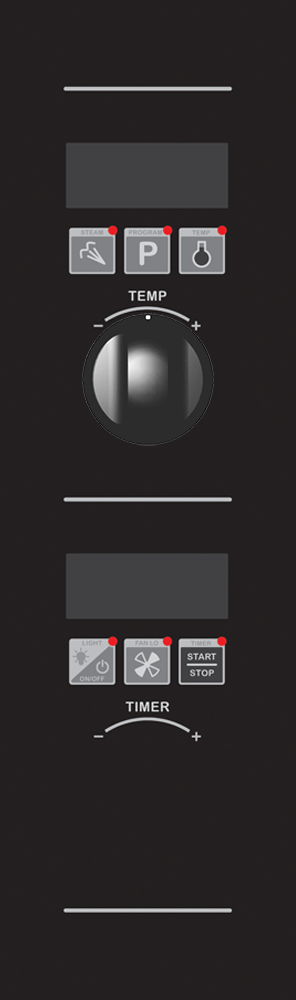
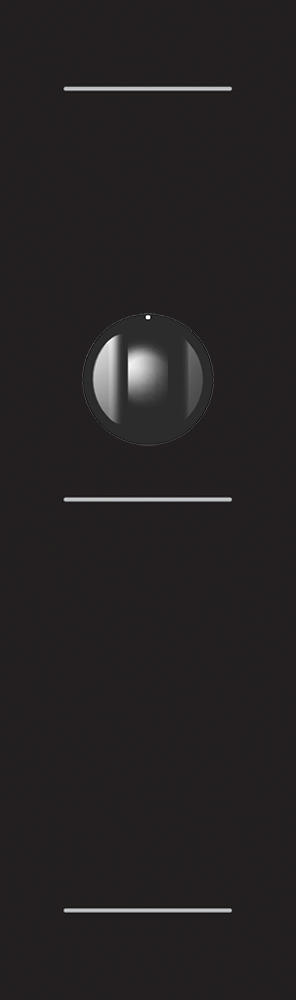
The second (296, 1000) image is a revision of the first. Changes to its layers:
added layer "Lines Only" above "NoButtons" over [64, 141, 230, 743]
added layer "NoButtons" above "Background copy" over [64, 141, 230, 743]
